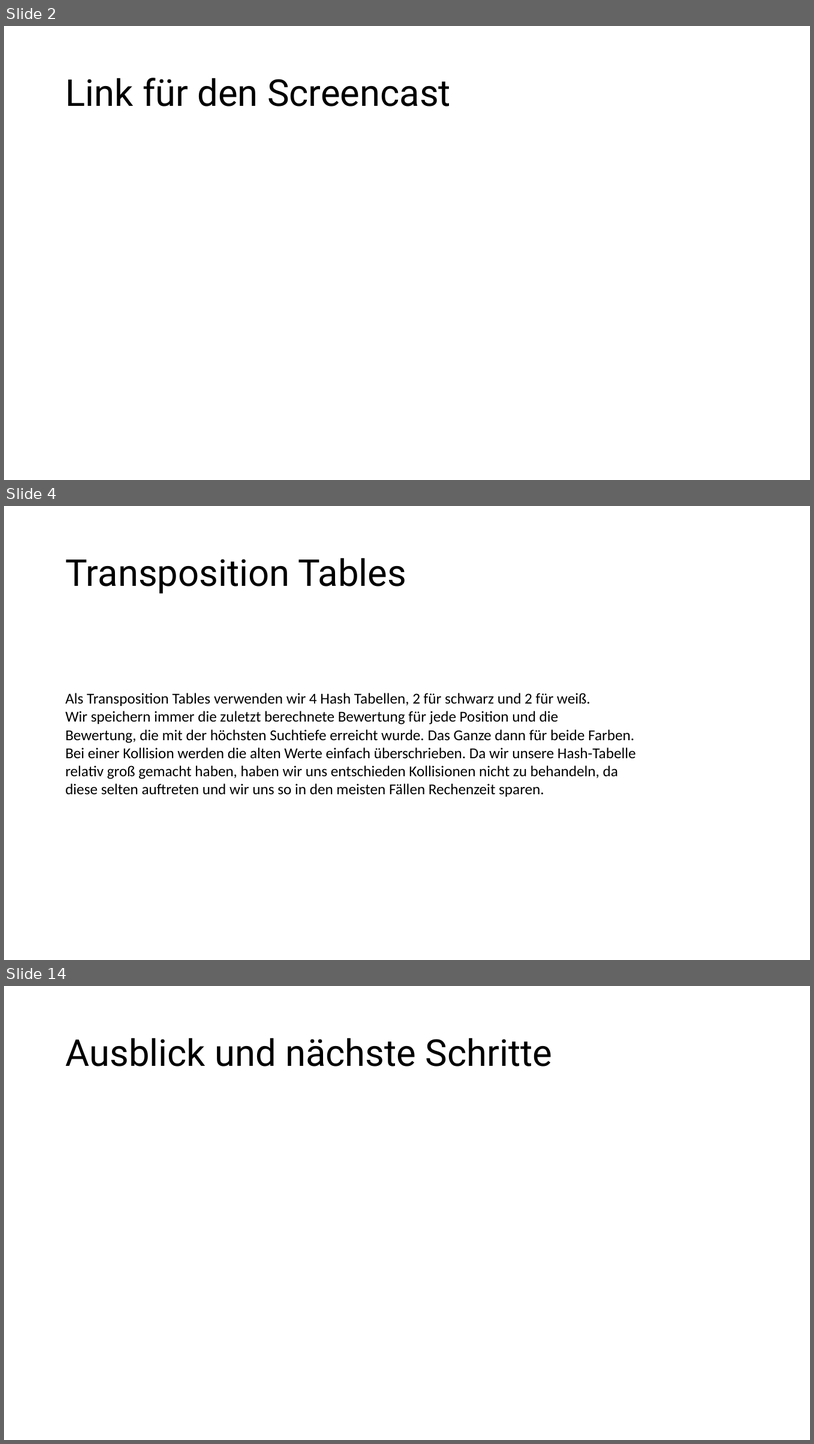
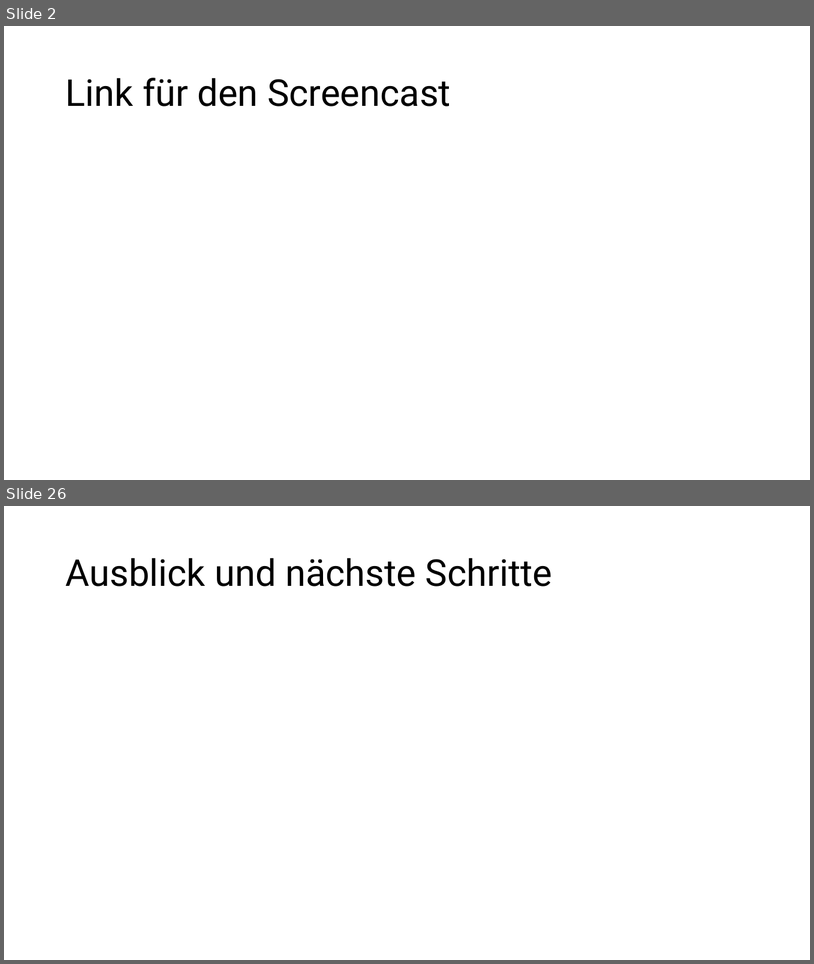
Before and after one commit to patrickzda/chess_engine, a slide deck: presentations/PJ_KI_MST3.pptx. Shown one above the other, each under a label of ours: slides 2, 4 and 14 before the commit, slides 2 and 26 after it; the slides between them are not shown. The pictures are 814x1444 and 814x964 pixels, drawn with LibreOffice and Linux fonts; fonts in the diff are those of the drawing. Boxes give left, top, right and bottom in pixels: in the first picture for what was removed or moved away, otherwise in the second. Text is boxed around its words. In the diff, an @@ line names an element or a change of style, - is before the commit and + after.

```diff
--- a/presentations/PJ_KI_MST3.pptx
+++ b/presentations/PJ_KI_MST3.pptx
@@ slide 4 removed at <box>4,506,810,960</box>, background #FFFFFF @@
@@ title removed at <box>65,558,407,594</box> @@
-Transposition Tables
@@ text removed at <box>65,693,636,796</box> @@
-Als Transposition Tables verwenden wir 4 Hash Tabellen, 2 für schwarz und 2 für weiß.
-Wir speichern immer die zuletzt berechnete Bewertung für jede Position und die
-Bewertung, die mit der höchsten Suchtiefe erreicht wurde. Das Ganze dann für beide Farben.
-Bei einer Kollision werden die alten Werte einfach überschrieben. Da wir unsere Hash-Tabelle
-relativ groß gemacht haben, haben wir uns entschieden Kollisionen nicht zu behandeln, da
-diese selten auftreten und wir uns so in den meisten Fällen Rechenzeit sparen.
@@ what was slide 14 is now slide 26 @@
```
Also in this commit, not shown: 3 slides changed, 20 slides added, 7 other slides removed.
